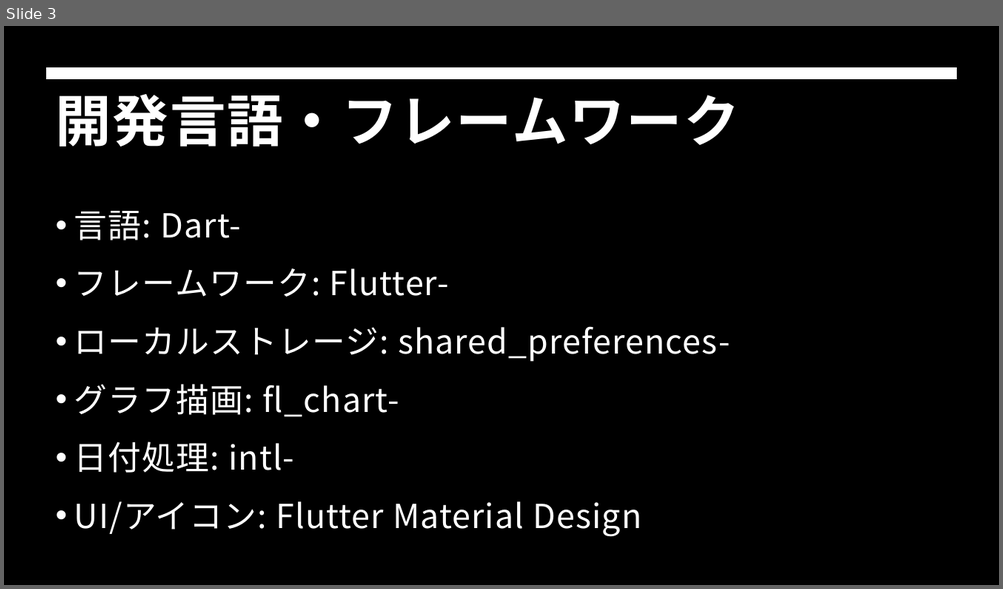
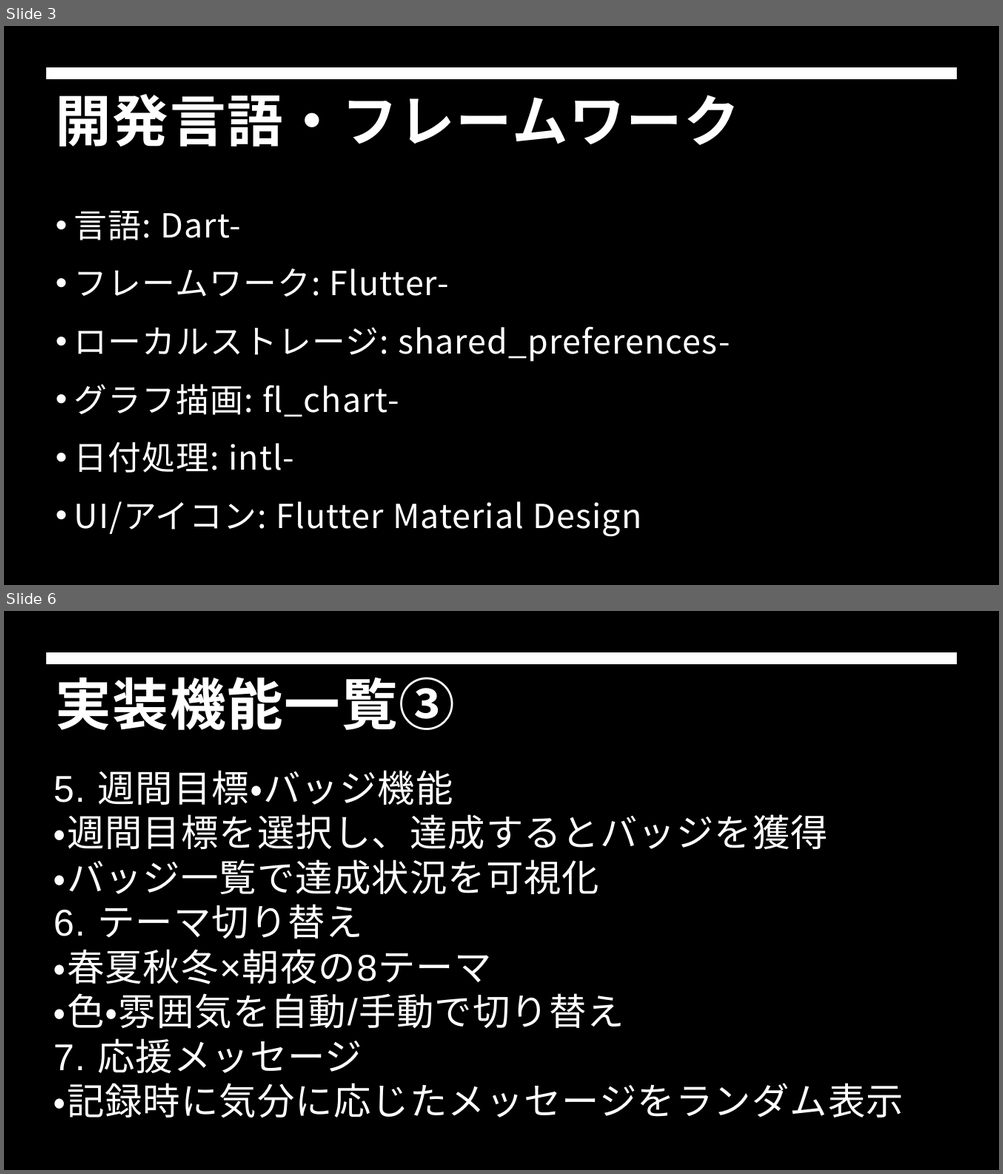
Before and after one commit to Haru62129/flutterapp, a slide deck: Flutter.pptx. Shown one above the other, each under a label of ours: slide 3 before the commit, slides 3 and 6 after it; the slides between them are not shown. The pictures are 1003x589 and 1003x1174 pixels, drawn with LibreOffice and Linux fonts; fonts in the diff are those of the drawing; background and template pictures are left out. Boxes give left, top, right and bottom in pixels: in the first picture for what was removed or moved away, otherwise in the second. Text is boxed around its words. In the diff, an @@ line names an element or a change of style, - is before the commit and + after.

Commit message:
プレゼン内容の変更
ページ枚数を増やし、全体的に見やすさを良くしました。

```diff
--- a/Flutter.pptx
+++ b/Flutter.pptx
@@ slide 6 added at box(4, 611, 999, 1170), background picture (left out); not listed: 1 template element that a slide beside it also shows @@
@@ title added at box(56, 677, 455, 730), 54 pt, text #FFFFFF, bold @@
+実装機能一覧③
@@ text added at box(54, 770, 903, 1119), 36 pt, text #FFFFFF @@
+5. 週間目標・バッジ機能
+・週間目標を選択し、達成するとバッジを獲得
+・バッジ一覧で達成状況を可視化
+6. テーマ切り替え
+・春夏秋冬×朝夜の8テーマ
+・色・雰囲気を自動/手動で切り替え
+7. 応援メッセージ
+・記録時に気分に応じたメッセージをランダム表示
```
Also in this commit, not shown: 5 slides changed, 1 slide removed.
